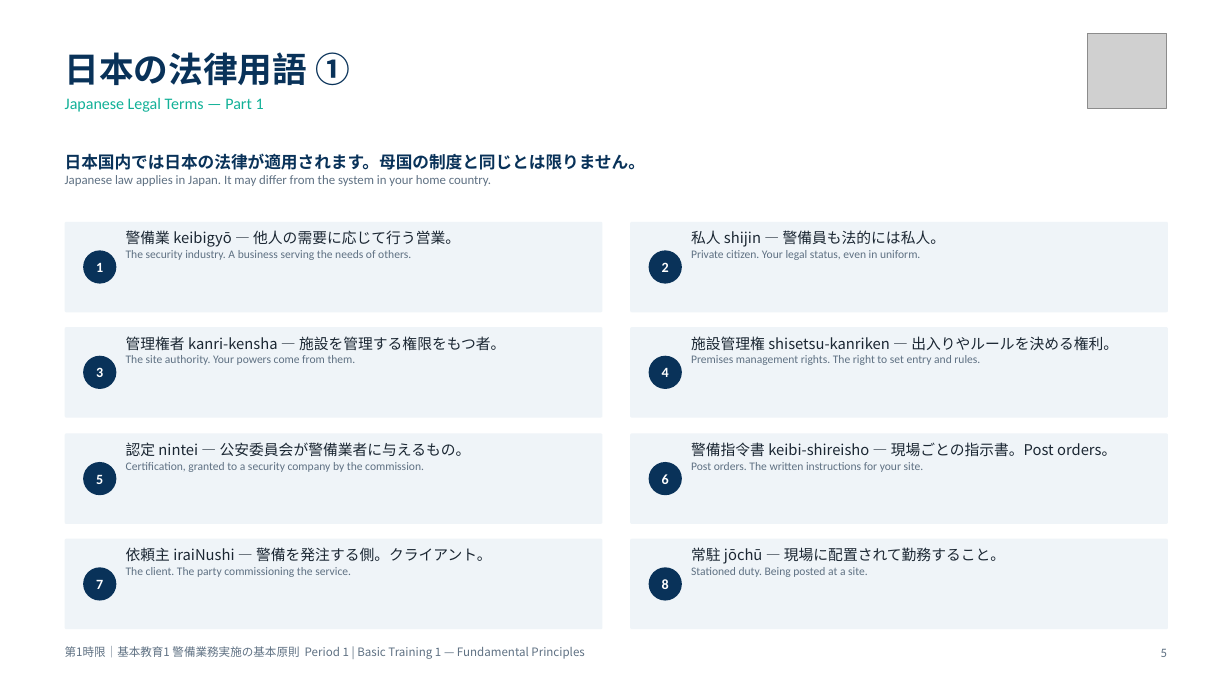
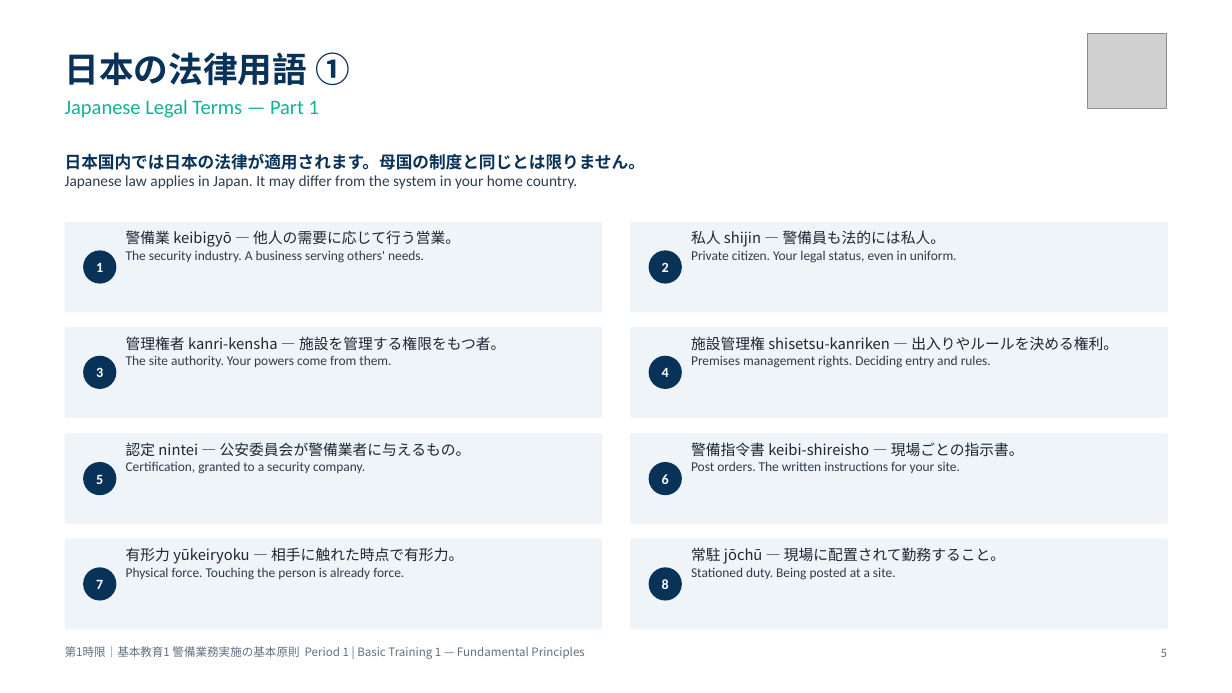
Before and after one commit to hrsmhiroshi-cpu/Training-, a slide deck: slide 5 of 新任講習/out/01_1限_警備業務実施の基本原則.pptx. Drawn at 1232x693 pixels with LibreOffice and Linux fonts; fonts in the diff are those of the drawing; grey boxes stand for pictures. Boxes give left, top, right and bottom in pixels: in the first picture for what was removed or moved away, otherwise in the second. Text is boxed around its words. In the diff, an @@ line names an element or a change of style, - is before the commit and + after.

```diff
--- a/新任講習/out/01_1限_警備業務実施の基本原則.pptx
+++ b/新任講習/out/01_1限_警備業務実施の基本原則.pptx
@@ text at [65,99,319,118]: size 12.5 to 16 pt in "Japanese Legal Terms — Part 1" @@
@@ text at [65,175,577,189]: size 10 to 12 pt, text colour #5F7183 to #2E3D4C in "Japanese law applies in Japan. It may ..." @@
@@ text at [126,250,424,263]: text changed; size 9 to 10.5 pt; text colour #5F7183 to #2E3D4C @@
-The security industry. A business serving the needs of others.
+The security industry. A business serving others' needs.
@@ text at [691,250,957,263]: size 9 to 10.5 pt, text colour #5F7183 to #2E3D4C in "Private citizen. Your legal status, even in ..." @@
@@ text at [126,355,391,367]: size 9 to 10.5 pt, text colour #5F7183 to #2E3D4C in "The site authority. Your powers come from ..." @@
@@ text at [691,355,991,368]: text changed; size 9 to 10.5 pt; text colour #5F7183 to #2E3D4C @@
-Premises management rights. The right to set entry and rules.
+Premises management rights. Deciding entry and rules.
@@ text at [691,442,1024,456]: text changed @@
-警備指令書 keibi-shireisho ― 現場ごとの指示書。Post orders。
+警備指令書 keibi-shireisho ― 現場ごとの指示書。
@@ text at [126,461,365,474]: text changed; size 9 to 10.5 pt; text colour #5F7183 to #2E3D4C @@
-Certification, granted to a security company by the commission.
+Certification, granted to a security company.
@@ text at [691,461,960,473]: size 9 to 10.5 pt, text colour #5F7183 to #2E3D4C in "Post orders. The written instructions for your ..." @@
@@ text at [126,547,463,580]: text changed; size 9 to 10.5 pt; text colour #5F7183 to #2E3D4C @@
-依頼主 iraiNushi ― 警備を発注する側。クライアント。
-The client. The party commissioning the service.
+有形力 yūkeiryoku ― 相手に触れた時点で有形力。
+Physical force. Touching the person is already force.
@@ text at [691,567,896,580]: size 9 to 10.5 pt, text colour #5F7183 to #2E3D4C in "Stationed duty. Being posted at a site." @@
```
Also in this commit, not shown: 15 other slides changed, 2 slides added, 2 other files.
